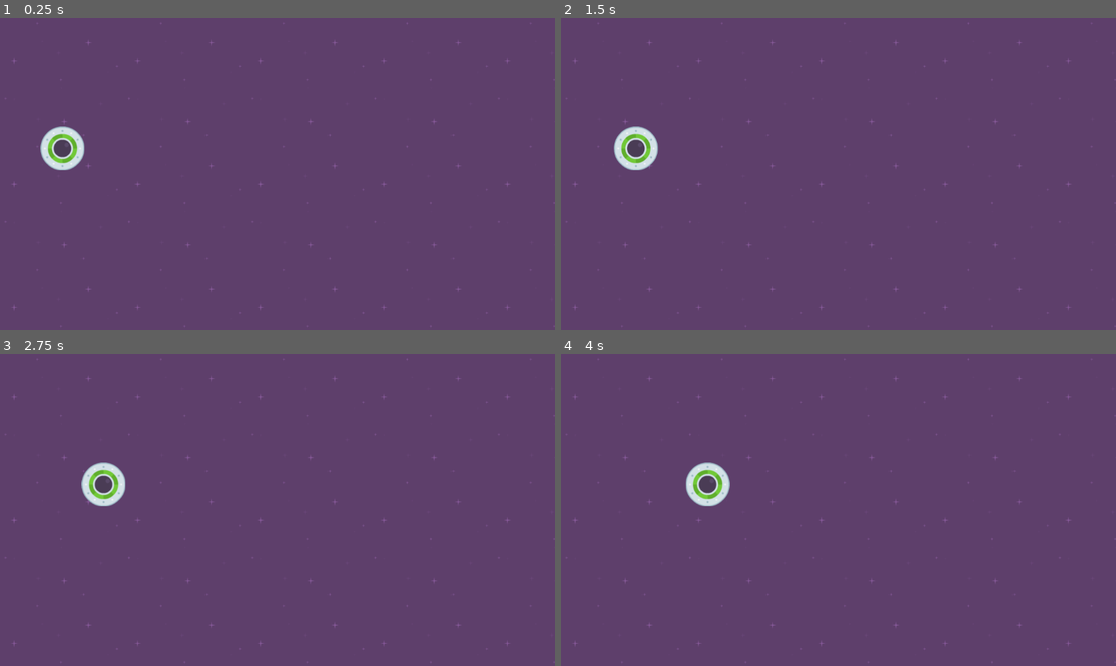
Above: before the commit, frames 1-4 (two rows, left to right).
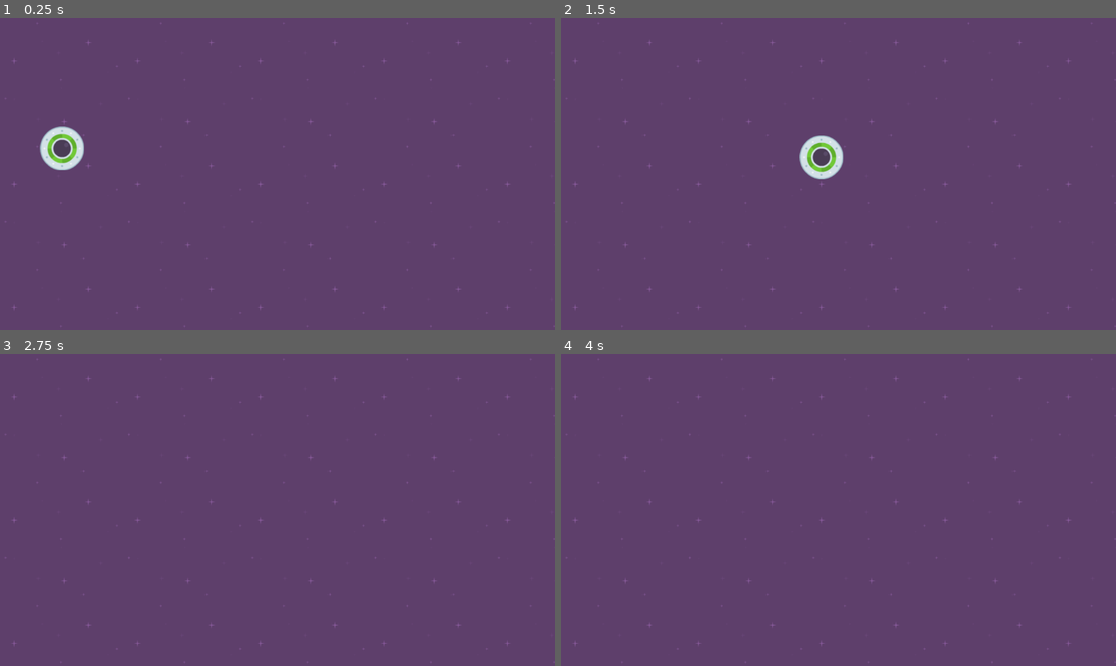
Above: after the commit, the same moments.

Repository: DapperMongoose/SpeedySaucer
Game: Godot game, scene res://level_1.tscn
Two runs of this game, one before a commit and one after it. Both use one fixed random seed, a clock stepped at 60 frames per second and the inputs below.
Inputs:
- Up to frame 1 (0.25 s): no input
- Up to frame 2 (1.5 s): hold Right (move_right, bound only after the commit) 0.53-1.28 s; hold S (move_down, bound only after the commit) from 1.28 s (still down)
- Up to frame 3 (2.75 s): release S (move_down, bound only after the commit) at 2.03 s; hold Right (move_right, bound only after the commit) from 2.03 s (still down)
- Up to frame 4 (4 s): release Right (move_right, bound only after the commit) at 2.78 s; hold W (move_up, bound only after the commit) 2.78-3.53 s; hold A (move_left, bound only after the commit) from 3.53 s (still down)

The runs differ from the first frame. In frame 1, 0.1% of the frame differs, in the area x 7-16%, y 35-48%; in frame 2, 1.5%, in the area x 9-51%, y 34-52%; in frame 3, 0.8%; in frame 4, 0.8%.

Commit message:
skipped the silly if statement lesson work, completed getting input lesson

Diff:
--- a/player.gd
+++ b/player.gd
@@ -1,12 +1,13 @@
 extends RigidBody2D
 
 
-# Called when the node enters the scene tree for the first time.
-func _ready():
-	pass
-
-func _process(delta):
-	pass
-
 func _physics_process(delta):
-	apply_force(Vector2(25, 0))
+	var force = 1000
+	if Input.is_action_pressed("move_right"):
+		apply_force(Vector2(force, 0))
+	if Input.is_action_pressed("move_left"):
+		apply_force(Vector2(-force, 0))
+	if Input.is_action_pressed("move_up"):
+		apply_force(Vector2(0, -force))
+	if Input.is_action_pressed("move_down"):
+		apply_force(Vector2(0, force))
--- a/project.godot
+++ b/project.godot
@@ -14,3 +14,30 @@
 run/main_scene="res://level_1.tscn"
 config/features=PackedStringArray("4.2", "Forward Plus")
 config/icon="res://icon.svg"
+
+[input]
+
+move_right={
+"deadzone": 0.5,
+"events": [Object(InputEventKey,"resource_local_to_scene":false,"resource_name":"","device":0,"window_id":0,"alt_pressed":false,"shift_pressed":false,"ctrl_pressed":false,"meta_pressed":false,"pressed":false,"keycode":0,"physical_keycode":4194321,"key_label":0,"unicode":0,"echo":false,"script":null)
+, Object(InputEventKey,"resource_local_to_scene":false,"resource_name":"","device":0,"window_id":0,"alt_pressed":false,"shift_pressed":false,"ctrl_pressed":false,"meta_pressed":false,"pressed":false,"keycode":0,"physical_keycode":68,"key_label":0,"unicode":0,"echo":false,"script":null)
+]
+}
+move_left={
+"deadzone": 0.5,
+"events": [Object(InputEventKey,"resource_local_to_scene":false,"resource_name":"","device":-1,"window_id":0,"alt_pressed":false,"shift_pressed":false,"ctrl_pressed":false,"meta_pressed":false,"pressed":false,"keycode":0,"physical_keycode":65,"key_label":0,"unicode":97,"echo":false,"script":null)
+, Object(InputEventKey,"resource_local_to_scene":false,"resource_name":"","device":-1,"window_id":0,"alt_pressed":false,"shift_pressed":false,"ctrl_pressed":false,"meta_pressed":false,"pressed":false,"keycode":0,"physical_keycode":4194319,"key_label":0,"unicode":0,"echo":false,"script":null)
+]
+}
+move_up={
+"deadzone": 0.5,
+"events": [Object(InputEventKey,"resource_local_to_scene":false,"resource_name":"","device":-1,"window_id":0,"alt_pressed":false,"shift_pressed":false,"ctrl_pressed":false,"meta_pressed":false,"pressed":false,"keycode":0,"physical_keycode":87,"key_label":0,"unicode":119,"echo":false,"script":null)
+, Object(InputEventKey,"resource_local_to_scene":false,"resource_name":"","device":-1,"window_id":0,"alt_pressed":false,"shift_pressed":false,"ctrl_pressed":false,"meta_pressed":false,"pressed":false,"keycode":0,"physical_keycode":4194320,"key_label":0,"unicode":0,"echo":false,"script":null)
+]
+}
+move_down={
+"deadzone": 0.5,
+"events": [Object(InputEventKey,"resource_local_to_scene":false,"resource_name":"","device":-1,"window_id":0,"alt_pressed":false,"shift_pressed":false,"ctrl_pressed":false,"meta_pressed":false,"pressed":false,"keycode":0,"physical_keycode":83,"key_label":0,"unicode":115,"echo":false,"script":null)
+, Object(InputEventKey,"resource_local_to_scene":false,"resource_name":"","device":-1,"window_id":0,"alt_pressed":false,"shift_pressed":false,"ctrl_pressed":false,"meta_pressed":false,"pressed":false,"keycode":0,"physical_keycode":4194322,"key_label":0,"unicode":0,"echo":false,"script":null)
+]
+}
